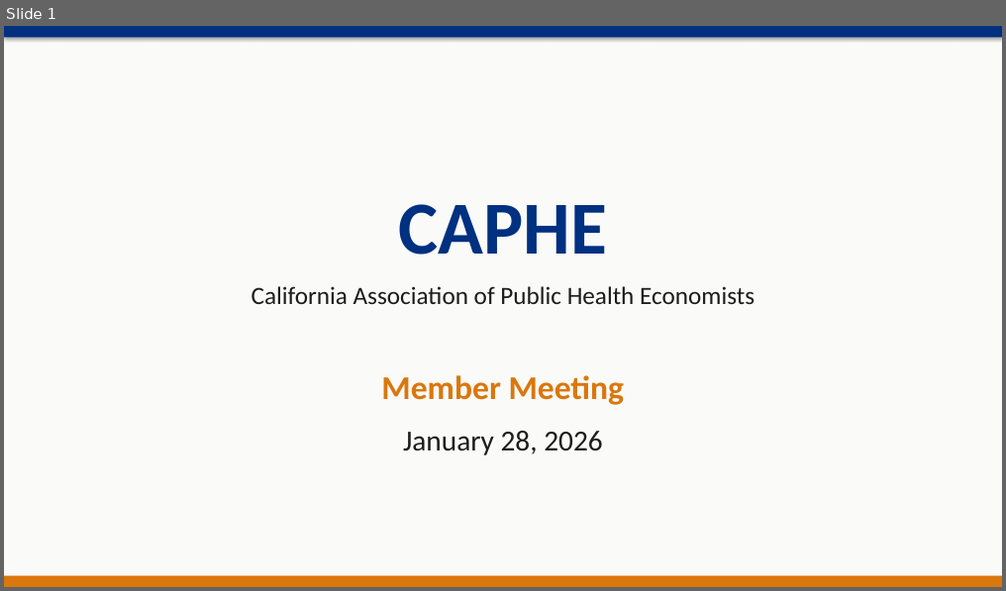
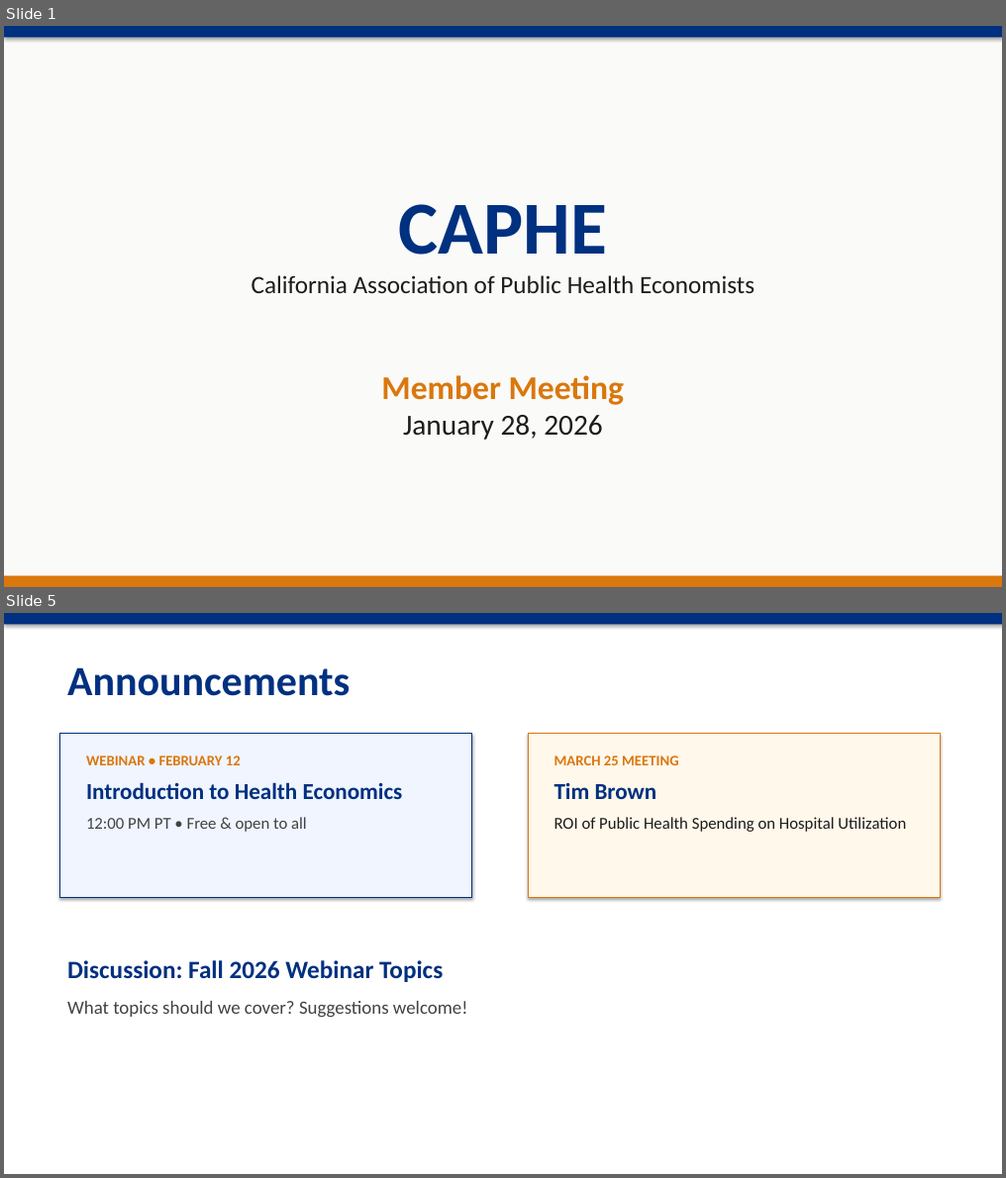
Before and after one commit to dphdame/caphe-website, a slide deck: outputs/presentations/CAPHE_Meeting_2026-01-28.pptx. Shown one above the other, each under a label of ours: slide 1 before the commit, slides 1 and 5 after it; the slides between them are not shown. The pictures are 1006x591 and 1006x1178 pixels, drawn with LibreOffice and Linux fonts; fonts in the diff are those of the drawing. Boxes give left, top, right and bottom in pixels: in the first picture for what was removed or moved away, otherwise in the second. Text is boxed around its words. In the diff, an @@ line names an element or a change of style, - is before the commit and + after.

```diff
--- a/outputs/presentations/CAPHE_Meeting_2026-01-28.pptx
+++ b/outputs/presentations/CAPHE_Meeting_2026-01-28.pptx
@@ slide 5 added at box(4, 613, 1002, 1174), background #FFFFFF @@
@@ rectangle added at box(4, 613, 1002, 624), fill #003080 @@
@@ text added at box(67, 667, 350, 696), 40 pt, text #003080, bold @@
+Announcements
@@ rectangle added at box(60, 733, 472, 897), fill #F0F5FF, outline #003080 0.75 pt @@
@@ text added at box(86, 756, 403, 832), 22 pt, text #003080, bold @@
+WEBINAR • FEBRUARY 12
+Introduction to Health Economics
+12:00 PM PT • Free & open to all
@@ rectangle added at box(528, 733, 940, 897), fill #FFF8EB, outline #DA770D 0.75 pt @@
@@ text added at box(554, 756, 906, 832), 16 pt, text #1C1C1C @@
+MARCH 25 MEETING
+Tim Brown
+ROI of Public Health Spending on Hospital Utilization
@@ text added at box(67, 960, 467, 1017), 18 pt, text #424242 @@
+Discussion: Fall 2026 Webinar Topics
+What topics should we cover? Suggestions welcome!
@@ slide 1 changed as well @@
@@ text at box(252, 275, 754, 293): less space between paragraphs @@
@@ text at box(403, 415, 602, 440): less space between paragraphs @@
```
Also in this commit, not shown: 1 other slide changed, 6 other slides added, 2 slides removed, 6 other files.
